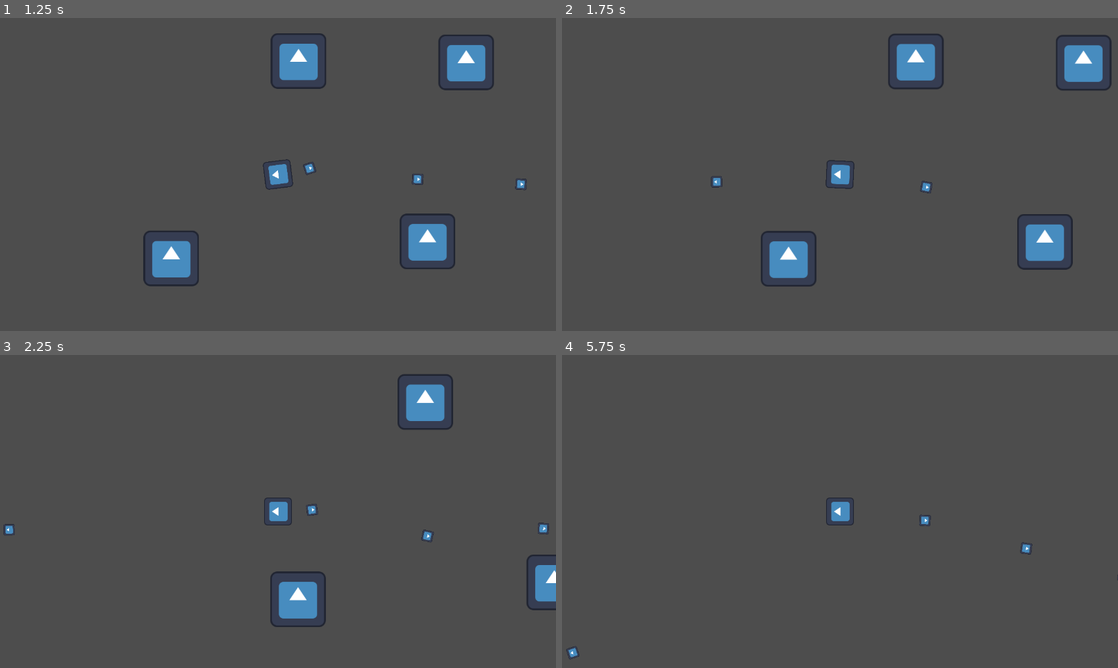
Above: before the commit, frames 1-4 (two rows, left to right).
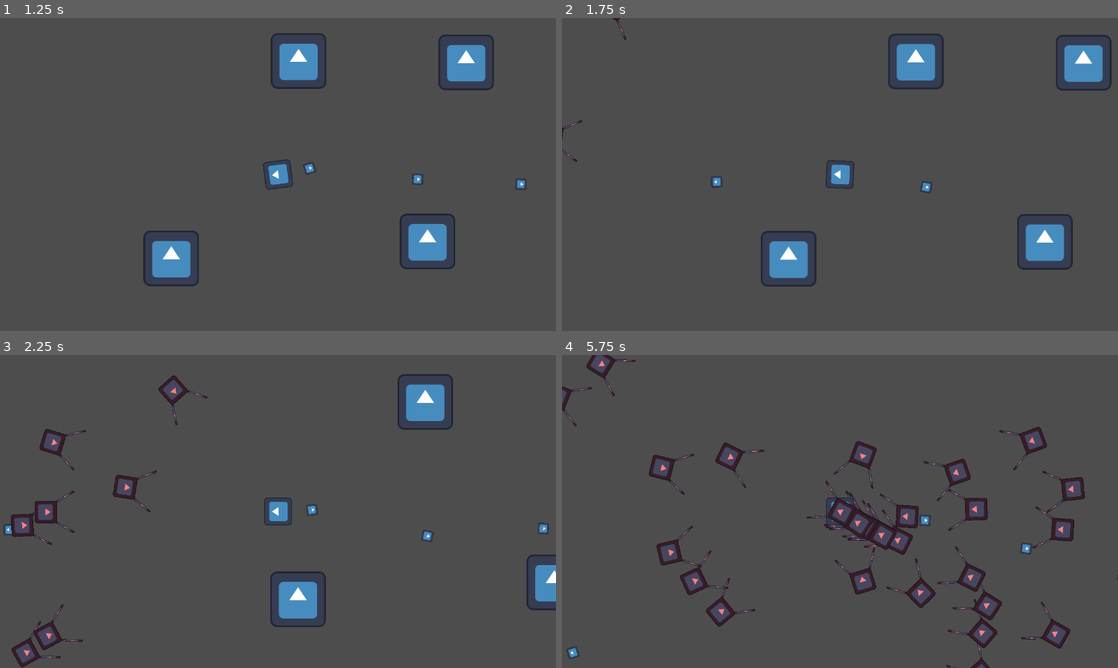
Above: after the commit, the same moments.

Repository: ZenithStar/ggj2024
Game: Godot game, scene res://levels/survivors_level.tscn
Same seed, same stepped clock (60 frames per second), same inputs: the game is played once before the commit and once after it. The engine's default icon, where the game draws it, is replaced by a stand-in: a white triangle on a blue panel in a dark square.
Inputs (mouse positions are in pixels of both pictures, inside the frame that each line leads up to):
- Up to frame 1 (1.25 s): move the mouse to (400, 158) at 0.52 s; hold D (right) from 0.53 s (still down); click (400, 158) at 0.67 s
- Up to frame 2 (1.75 s): release D (right) at 1.25 s; drag from (728, 190) to (1090, 183) at 1.27 s
- Up to frame 3 (2.25 s): move the mouse to (333, 442) at 2.02 s; hold D (right) from 2.03 s (still down)
- Up to frame 4 (5.75 s): release D (right) at 2.75 s; drag from (812, 574) to (951, 511) at 2.77 s; move the mouse to (1006, 558) at 3.52 s; hold A (left) 3.53-4.25 s; drag from (673, 464) to (756, 536) at 4.27 s; move the mouse to (867, 511) at 5.02 s; hold S (down) from 5.03 s (still down); click (867, 511) at 5.17 s

Frame 1 is identical in both runs. In frame 2, less than 0.1% of the frame differs, in the area x 0-12%, y 0-46%; in frame 3, 1.4%; in frame 4, 4.9%, in the area x 0-95%, y 0-100%.

Commit message:
Added a placeholder enemy and enemy spawner

Diff:
--- /dev/null
+++ b/prefabs/placeholder_enemy.tscn
@@ -0,0 +1,44 @@
+[gd_scene load_steps=6 format=3 uid="uid://puxejj1005j1"]
+
+[ext_resource type="Texture2D" uid="uid://bbrqbvquvihtd" path="res://icon.svg" id="1_36t3b"]
+[ext_resource type="Script" path="res://scripts/LimitDistanceToTarget.gd" id="2_0s7w4"]
+[ext_resource type="Script" path="res://scripts/TargetManager.gd" id="2_7mlqs"]
+[ext_resource type="Script" path="res://scripts/MoveTowardsTarget.gd" id="2_scquu"]
+
+[sub_resource type="RectangleShape2D" id="RectangleShape2D_0d5v8"]
+size = Vector2(50, 50)
+
+[node name="PlaceholderEnemy" type="Area2D"]
+
+[node name="CollisionShape2D" type="CollisionShape2D" parent="."]
+shape = SubResource("RectangleShape2D_0d5v8")
+
+[node name="Sprite2D" type="Sprite2D" parent="."]
+modulate = Color(1, 0.501961, 0.501961, 1)
+z_index = 5
+rotation = 1.5708
+scale = Vector2(0.4, 0.4)
+texture = ExtResource("1_36t3b")
+
+[node name="LArm" type="Sprite2D" parent="Sprite2D"]
+z_index = -1
+position = Vector2(-86, -108)
+rotation = -0.523599
+scale = Vector2(0.1, 1)
+texture = ExtResource("1_36t3b")
+
+[node name="RArm" type="Sprite2D" parent="Sprite2D"]
+z_index = -1
+position = Vector2(86, -108)
+rotation = 0.523599
+scale = Vector2(0.1, 1)
+texture = ExtResource("1_36t3b")
+
+[node name="TargetManager" type="Node" parent="."]
+script = ExtResource("2_7mlqs")
+
+[node name="LimitDistanceToTarget" type="Node" parent="."]
+script = ExtResource("2_0s7w4")
+
+[node name="MoveTowardsTarget" type="Node" parent="."]
+script = ExtResource("2_scquu")
--- a/prefabs/placeholder_projectile.tscn
+++ b/prefabs/placeholder_projectile.tscn
@@ -10,6 +10,7 @@
 [node name="PlaceholderProjectile" type="Area2D"]
 
 [node name="Sprite2D" type="Sprite2D" parent="."]
+z_index = 1
 rotation = 1.5708
 scale = Vector2(0.2, 0.2)
 texture = ExtResource("1_kumwn")
--- a/prefabs/player.tscn
+++ b/prefabs/player.tscn
@@ -1,8 +1,9 @@
-[gd_scene load_steps=6 format=3 uid="uid://ya4oi5o5wcld"]
+[gd_scene load_steps=7 format=3 uid="uid://ya4oi5o5wcld"]
 
 [ext_resource type="Texture2D" uid="uid://bbrqbvquvihtd" path="res://icon.svg" id="1_kyi40"]
 [ext_resource type="Script" path="res://scripts/PlayerAim.gd" id="2_e5tot"]
 [ext_resource type="Script" path="res://scripts/ProjectileSpawner.gd" id="2_u5ejm"]
+[ext_resource type="Script" path="res://scripts/EnemySpawner.gd" id="3_58hcw"]
 [ext_resource type="Script" path="res://scripts/DefaultPhysics.gd" id="4_upy5q"]
 
 [sub_resource type="RectangleShape2D" id="RectangleShape2D_dg3hd"]
@@ -12,7 +13,7 @@
 motion_mode = 1
 
 [node name="Icon" type="Sprite2D" parent="."]
-z_index = 1
+z_index = 5
 rotation = -1.5708
 scale = Vector2(0.5, 0.5)
 texture = ExtResource("1_kyi40")
@@ -29,6 +30,10 @@
 wait_time = 0.2
 script = ExtResource("2_u5ejm")
 
+[node name="EnemySpawner" type="Timer" parent="."]
+wait_time = 0.1
+script = ExtResource("3_58hcw")
+
 [node name="PlayerAim" type="Node" parent="."]
 script = ExtResource("2_e5tot")
 
--- /dev/null
+++ b/scripts/EnemySpawner.gd
@@ -0,0 +1,15 @@
+class_name EnemySpawner extends Timer
+
+@export var enemy_scene: PackedScene = preload("res://prefabs/placeholder_enemy.tscn")
+@export var max_enemies: int = 100
+
+func _ready():
+	timeout.connect(spawn)
+	start()
+
+func spawn():
+	if randi_range(0,max_enemies) > get_child_count():
+		var new_enemy = enemy_scene.instantiate()
+		new_enemy.find_child("TargetManager").target = get_parent()
+		new_enemy.position = Vector2.from_angle(randf_range(-PI,PI)) * new_enemy.find_child("LimitDistanceToTarget").spawn_distance
+		add_child(new_enemy)
--- /dev/null
+++ b/scripts/LimitDistanceToTarget.gd
@@ -0,0 +1,16 @@
+class_name LimitDistanceToTarget extends Node
+
+@export var target: Node
+@export var max_distance: float:
+	get:
+		return margin + spawn_distance
+	set(value):
+		spawn_distance = value - margin
+@export var margin: float = 100.0
+@export var spawn_distance: float = 1200.0
+
+func _physics_process(_delta):
+	if target:
+		var offset = get_parent().global_position - target.global_position
+		if offset.length() > max_distance: # teleport to the opposite side
+			get_parent().global_position = target.global_position - offset.normalized() * spawn_distance
--- /dev/null
+++ b/scripts/MoveTowardsTarget.gd
@@ -0,0 +1,9 @@
+class_name MoveTowardsTarget extends Node
+
+@export var target: Node
+@export var velocity: float = 300.0
+
+func _physics_process(delta):
+	if target:
+		get_parent().look_at(target.global_position)
+		get_parent().global_position = get_parent().global_position.move_toward( target.global_position, velocity * delta)
--- a/scripts/ProjectileSpawner.gd
+++ b/scripts/ProjectileSpawner.gd
@@ -1,6 +1,6 @@
 class_name ProjectileSpawner extends Timer
 
-@export var placeholder_projectile: PackedScene = preload("res://prefabs/placeholder_projectile.tscn")
+@export var projectile_scene: PackedScene = preload("res://prefabs/placeholder_projectile.tscn")
 @export var spray_variance: float = PI/16.0
 @export var momentum_reaction_ratio: float = 0.05
 
@@ -9,7 +9,7 @@
 	start()
 
 func spawn():
-	var new_proj = placeholder_projectile.instantiate()
+	var new_proj = projectile_scene.instantiate()
 	new_proj.rotation = get_parent().rotation + randf_range(-spray_variance, spray_variance)
 	new_proj.position = $"../SpawnPoint".global_position
 	get_parent().velocity -= Vector2.from_angle(new_proj.rotation) * new_proj.find_child("LinearVelocity").velocity * momentum_reaction_ratio
--- /dev/null
+++ b/scripts/TargetManager.gd
@@ -0,0 +1,8 @@
+class_name TargetManager extends Node
+
+@export var target: Node:
+	set(value):
+		target = value
+		for node in get_parent().get_children():
+			if node != self and "target" in node:
+				node.set("target", value)
